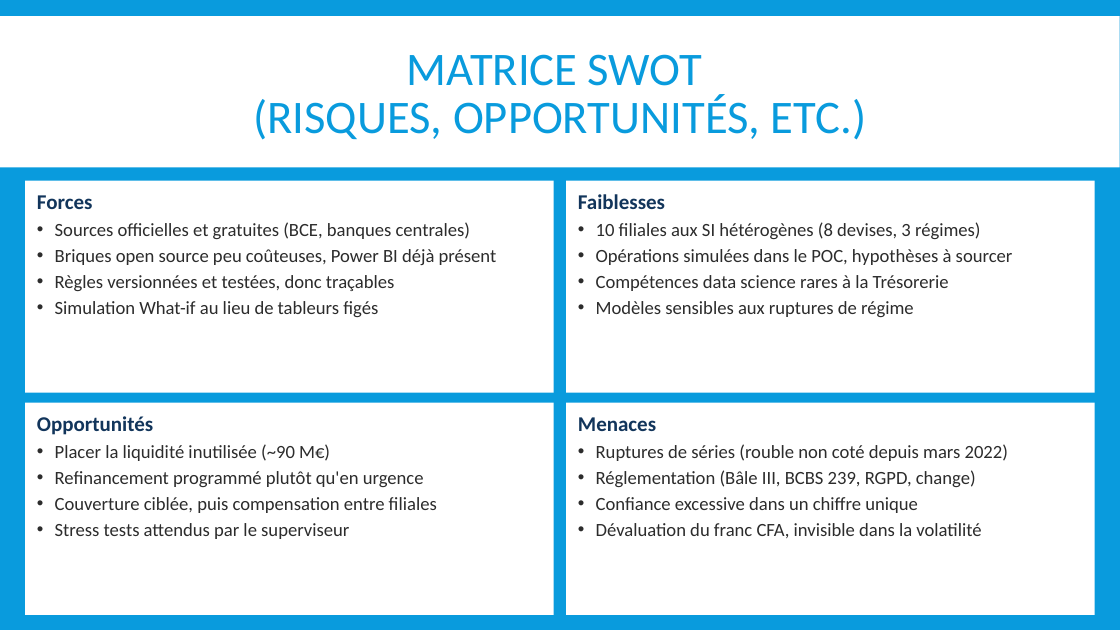
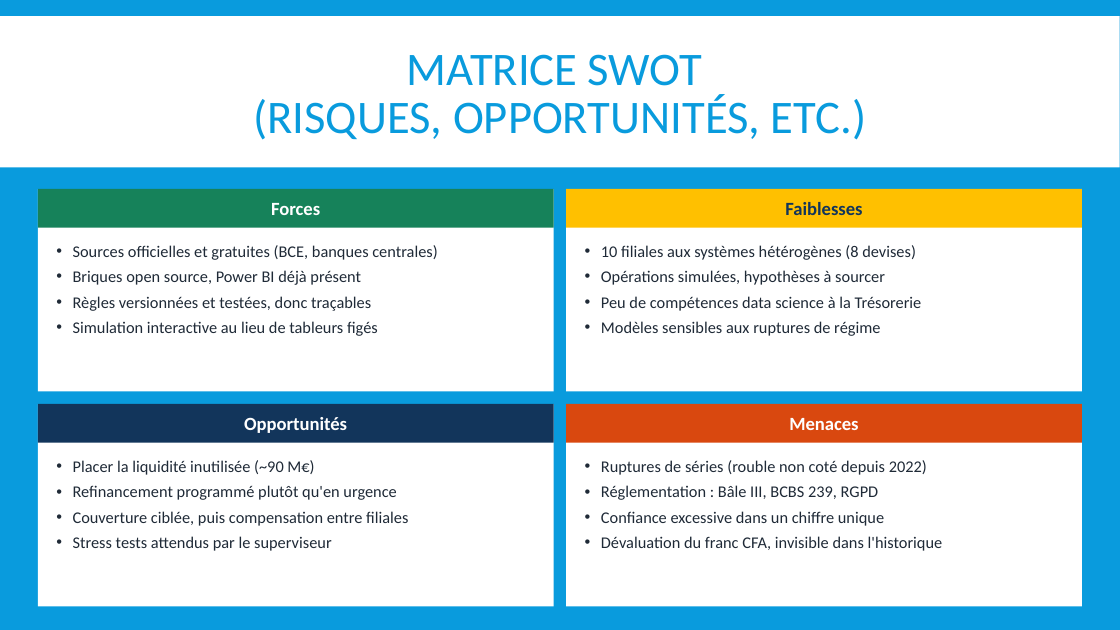
Before and after one commit to mehdi182003/projet_bi_finance, a slide deck: slide 9 of livrables/04_IBI_SUPPORT_SOUTENANCE_BI-predictive-Finance_G5.pptx. Drawn at 1120x630 pixels with LibreOffice and Linux fonts; fonts in the diff are those of the drawing. Boxes give left, top, right and bottom in pixels: in the first picture for what was removed or moved away, otherwise in the second. Text is boxed around its words. In the diff, an @@ line names an element or a change of style, - is before the commit and + after.

```diff
--- a/livrables/04_IBI_SUPPORT_SOUTENANCE_BI-predictive-Finance_G5.pptx
+++ b/livrables/04_IBI_SUPPORT_SOUTENANCE_BI-predictive-Finance_G5.pptx
@@ text in rectangle at (37, 195, 497, 317): text removed @@
-Forces
-• Sources officielles et gratuites (BCE, banques centrales)
-• Briques open source peu coûteuses, Power BI déjà présent
-• Règles versionnées et testées, donc traçables
-• Simulation What-if au lieu de tableurs figés
@@ rectangle: place and size @@
-rectangle at (25, 181, 554, 392)
+rectangle at (38, 189, 554, 392)
@@ rectangle added at (38, 189, 554, 228), fill #16825A, 16 pt, text #FFFFFF, bold @@
+Forces
@@ rectangle added at (566, 189, 1082, 392), fill #FFFFFF @@
@@ rectangle added at (566, 189, 1082, 228), fill #FFC000, 16 pt, text #12355B, bold @@
+Faiblesses
@@ text "10 filiales aux systèmes hétérogènes ..." at (601, 245, 922, 336): fill #FFFFFF to none @@
@@ text "10 filiales aux systèmes hétérogènes ...": place and size @@
-text "10 filiales aux systèmes hétérogènes ..." at (566, 181, 1095, 392)
+text "10 filiales aux systèmes hétérogènes ..." at (601, 245, 922, 336)
@@ text added at (73, 245, 437, 336), 14 pt, text #1F2A37 @@
+• Sources officielles et gratuites (BCE, banques centrales)
+• Briques open source, Power BI déjà présent
+• Règles versionnées et testées, donc traçables
+• Simulation interactive au lieu de tableurs figés
@@ text at (601, 245, 922, 311): text changed; size 16 to 14 pt; text colour #2C2C2C to #1F2A37 @@
-Faiblesses
-• 10 filiales aux SI hétérogènes (8 devises, 3 régimes)
-• Opérations simulées dans le POC, hypothèses à sourcer
-• Compétences data science rares à la Trésorerie
+• 10 filiales aux systèmes hétérogènes (8 devises)
+• Opérations simulées, hypothèses à sourcer
+• Peu de compétences data science à la Trésorerie
@@ text at (601, 321, 880, 336): size 16 to 14 pt, text colour #2C2C2C to #1F2A37 in "Modèles sensibles aux ruptures de régime"; indent changed; more space between paragraphs @@
@@ text at (37, 416, 153, 435): paragraph removed @@
-Opportunités
@@ rectangle added at (38, 404, 554, 607), fill #FFFFFF @@
@@ rectangle added at (38, 404, 554, 443), fill #12355B, 16 pt, text #FFFFFF, bold @@
+Opportunités
@@ rectangle added at (566, 404, 1082, 607), fill #FFFFFF @@
@@ rectangle added at (566, 404, 1082, 443), fill #D9480F, 16 pt, text #FFFFFF, bold @@
+Menaces
@@ text "Placer la liquidité inutilisée (~90 ...": place and size @@
-text "Placer la liquidité inutilisée (~90 ..." at (25, 402, 554, 614)
+text "Placer la liquidité inutilisée (~90 ..." at (73, 460, 408, 551)
@@ text "Placer la liquidité inutilisée (~90 ..." at (73, 460, 408, 551): size 16 to 14 pt, text colour #2C2C2C to #1F2A37; indent changed; more space between paragraphs; fill #FFFFFF to none @@
@@ text "Ruptures de séries (rouble non ...": place and size @@
-text "Ruptures de séries (rouble non ..." at (566, 402, 1095, 614)
+text "Ruptures de séries (rouble non ..." at (601, 460, 943, 551)
@@ text "Ruptures de séries (rouble non ..." at (601, 460, 943, 551): fill #FFFFFF to none @@
@@ text at (601, 460, 927, 500): text changed; size 16 to 14 pt; text colour #2C2C2C to #1F2A37 @@
-Menaces
-• Ruptures de séries (rouble non coté depuis mars 2022)
-• Réglementation (Bâle III, BCBS 239, RGPD, change)
+• Ruptures de séries (rouble non coté depuis 2022)
+• Réglementation : Bâle III, BCBS 239, RGPD
@@ text at (601, 536, 943, 551): text changed; size 16 to 14 pt; text colour #2C2C2C to #1F2A37 @@
-• Dévaluation du franc CFA, invisible dans la volatilité
+• Dévaluation du franc CFA, invisible dans l'historique
@@ text at (601, 511, 884, 526): size 16 to 14 pt, text colour #2C2C2C to #1F2A37 in "Confiance excessive dans un chiffre unique"; indent changed; more space between paragraphs @@
```
Also in this commit, not shown: 13 other slides changed, 10 other files.
